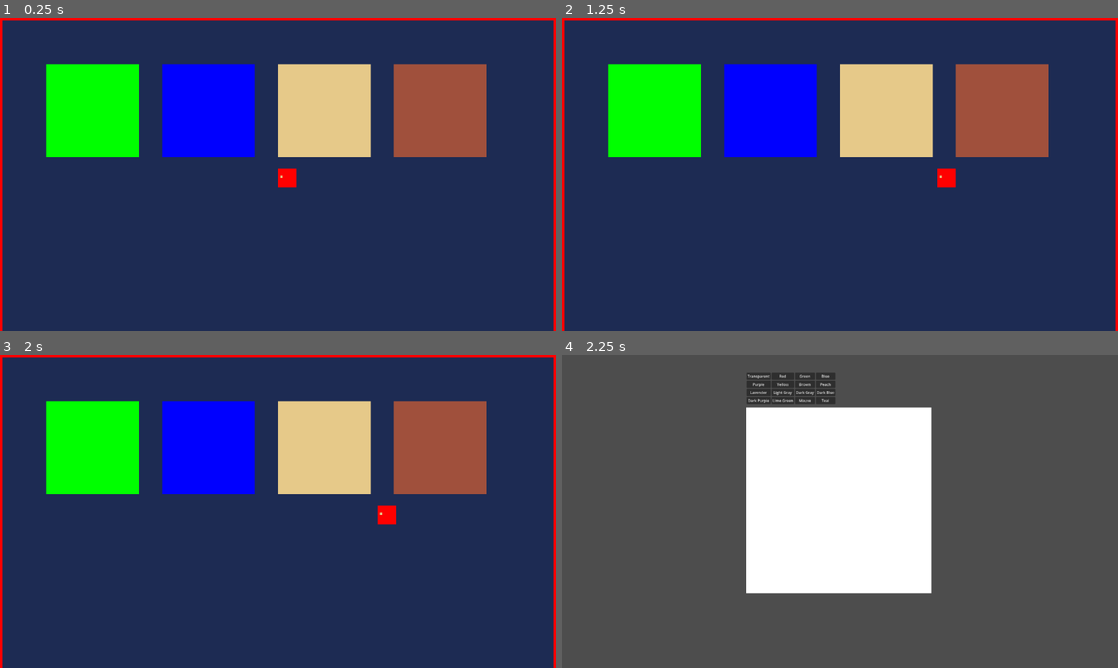
Above: before the commit, frames 1-4 (two rows, left to right).
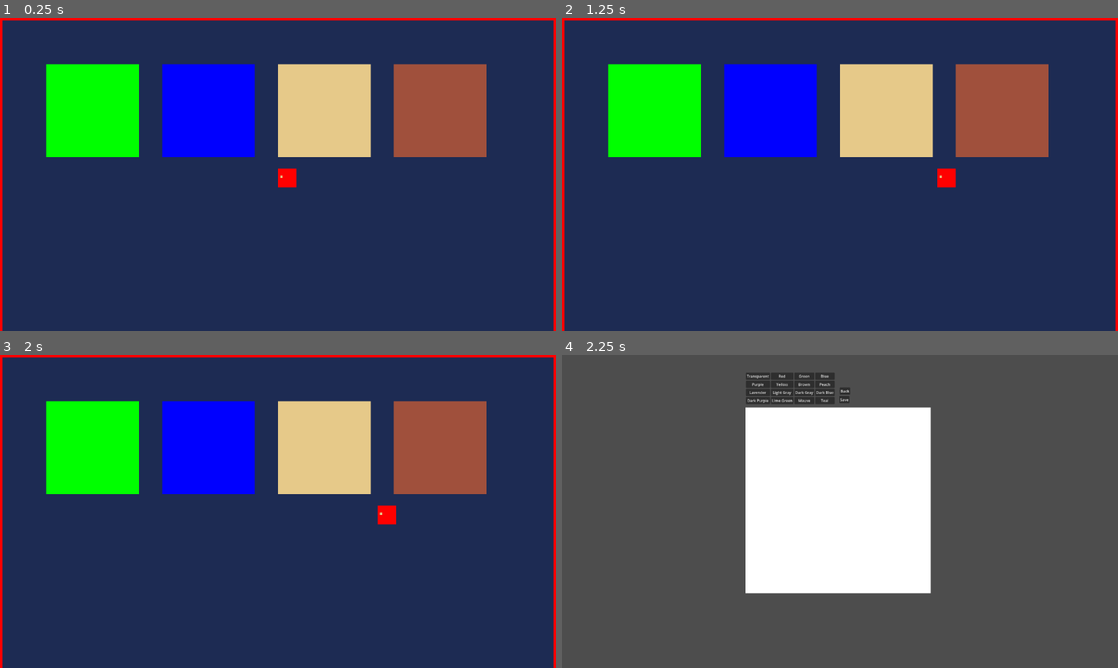
Above: after the commit, the same moments.

Repository: bobis1/godot-fantasy-console
Game: Godot game, scene res://main.tscn
Two runs of this game, one before a commit and one after it. Both use one fixed random seed, a clock stepped at 60 frames per second and the inputs below.
Inputs (mouse positions are in pixels of both pictures, inside the frame that each line leads up to):
- Up to frame 1 (0.25 s): no input
- Up to frame 2 (1.25 s): tap Enter at 0.5 s; move the mouse to (962, 158) at 0.52 s; hold D (RIGHT) from 0.53 s (still down); hold Q (A) from 0.53 s (still down); click (962, 158) at 0.67 s; tap E (B) at 0.8 s
- Up to frame 3 (2 s): release D (RIGHT) at 1.25 s; release Q (A) at 1.25 s; drag from (166, 527) to (250, 574) at 1.27 s
- Up to frame 4 (2.25 s): tap Space at 2 s; move the mouse to (895, 442) at 2.02 s; hold D (RIGHT) from 2.03 s (still down); hold R from 2.03 s (still down)

Frames 1-3 are identical in both runs. In frame 4, 0.6% of the frame differs, in the area x 33-67%, y 5-77%.

Commit message:
Added logic for saving and loading sprites

Diff:
--- a/Editor.tscn
+++ b/Editor.tscn
@@ -1,20 +1,34 @@
 [gd_scene format=3 uid="uid://dm0aftwtt31rv"]
 
-[ext_resource type="Script" uid="uid://b0ktyk8ekr0kc" path="res://Scripts/SpriteEditor.gd" id="1_62x0m"]
-[ext_resource type="Script" uid="uid://cq24fawa3q2yq" path="res://canvas.gd" id="2_1qsck"]
+[ext_resource type="Script" uid="uid://cq24fawa3q2yq" path="res://Scripts/canvas.gd" id="2_1qsck"]
 
-[sub_resource type="Theme" id="Theme_8a4yl"]
+[sub_resource type="GDScript" id="GDScript_62x0m"]
+script/source = "extends Control
+
+var CurrentColor: String
+var ColorNames: Array = [\"Black\", \"Red\", \"Green\", \"Blue\", \"Purple\", \"Yellow\", \"Brown\", \"Peach\", \"Lavender\", \"Light Gray\", \"Dark Gray\", \"Dark Blue\", \"Dark Purple\", \"Lime Green\", \"Mauve\", \"Teal\"]
+
+
+# Called when the node enters the scene tree for the first time.
+func _ready() -> void:
+	pass # Replace with function body.
+
+
+# Called every frame. 'delta' is the elapsed time since the previous frame.
+func _process(delta: float) -> void:
+	pass
+"
 
 [node name="Editor" type="Node2D" unique_id=1189686964]
 
 [node name="Control" type="Control" parent="." unique_id=2099387470]
 layout_mode = 3
 anchors_preset = 0
-offset_left = 795.0
+offset_left = 792.0
 offset_top = 76.0
-offset_right = 835.0
+offset_right = 832.0
 offset_bottom = 116.0
-script = ExtResource("1_62x0m")
+script = SubResource("GDScript_62x0m")
 
 [node name="Color Select" type="GridContainer" parent="Control" unique_id=927129870]
 layout_mode = 0
@@ -88,210 +102,6 @@
 layout_mode = 2
 text = "Teal"
 
-[node name="Drawing" type="GridContainer" parent="Control" unique_id=1606171632]
-layout_mode = 0
-offset_left = -5462.0
-offset_top = 151.0
-offset_right = -5398.0
-offset_bottom = 215.0
-scale = Vector2(10, 10)
-theme = SubResource("Theme_8a4yl")
-theme_override_constants/h_separation = 0
-theme_override_constants/v_separation = 0
-columns = 8
-
-[node name="Button" type="Button" parent="Control/Drawing" unique_id=1634951943]
-layout_mode = 2
-
-[node name="Button2" type="Button" parent="Control/Drawing" unique_id=997644981]
-layout_mode = 2
-
-[node name="Button3" type="Button" parent="Control/Drawing" unique_id=323536909]
-layout_mode = 2
-
-[node name="Button4" type="Button" parent="Control/Drawing" unique_id=1301615573]
-layout_mode = 2
-
-[node name="Button5" type="Button" parent="Control/Drawing" unique_id=216962411]
-layout_mode = 2
-
-[node name="Button6" type="Button" parent="Control/Drawing" unique_id=216570630]
-layout_mode = 2
-
-[node name="Button7" type="Button" parent="Control/Drawing" unique_id=1516235022]
-layout_mode = 2
-
-[node name="Button8" type="Button" parent="Control/Drawing" unique_id=1605559595]
-layout_mode = 2
-
-[node name="Button9" type="Button" parent="Control/Drawing" unique_id=727530765]
-layout_mode = 2
-
-[node name="Button10" type="Button" parent="Control/Drawing" unique_id=529887269]
-layout_mode = 2
-
-[node name="Button11" type="Button" parent="Control/Drawing" unique_id=1347763776]
-layout_mode = 2
-
-[node name="Button12" type="Button" parent="Control/Drawing" unique_id=352586198]
-layout_mode = 2
-
-[node name="Button13" type="Button" parent="Control/Drawing" unique_id=1772601312]
-layout_mode = 2
-
-[node name="Button14" type="Button" parent="Control/Drawing" unique_id=32774912]
-layout_mode = 2
-
-[node name="Button15" type="Button" parent="Control/Drawing" unique_id=1876018505]
-layout_mode = 2
-
-[node name="Button16" type="Button" parent="Control/Drawing" unique_id=76848001]
-layout_mode = 2
-
-[node name="Button17" type="Button" parent="Control/Drawing" unique_id=881600033]
-layout_mode = 2
-
-[node name="Button18" type="Button" parent="Control/Drawing" unique_id=735293241]
-layout_mode = 2
-
-[node name="Button19" type="Button" parent="Control/Drawing" unique_id=1562577796]
-layout_mode = 2
-
-[node name="Button20" type="Button" parent="Control/Drawing" unique_id=1291443106]
-layout_mode = 2
-
-[node name="Button21" type="Button" parent="Control/Drawing" unique_id=965539432]
-layout_mode = 2
-
-[node name="Button22" type="Button" parent="Control/Drawing" unique_id=985276450]
-layout_mode = 2
-
-[node name="Button23" type="Button" parent="Control/Drawing" unique_id=1328904505]
-layout_mode = 2
-
-[node name="Button24" type="Button" parent="Control/Drawing" unique_id=417210193]
-layout_mode = 2
-
-[node name="Button25" type="Button" parent="Control/Drawing" unique_id=2120567916]
-layout_mode = 2
-
-[node name="Button26" type="Button" parent="Control/Drawing" unique_id=419151896]
-layout_mode = 2
-
-[node name="Button27" type="Button" parent="Control/Drawing" unique_id=205292720]
-layout_mode = 2
-
-[node name="Button28" type="Button" parent="Control/Drawing" unique_id=1773794310]
-layout_mode = 2
-
-[node name="Button29" type="Button" parent="Control/Drawing" unique_id=1174697210]
-layout_mode = 2
-
-[node name="Button30" type="Button" parent="Control/Drawing" unique_id=834373011]
-layout_mode = 2
-
-[node name="Button31" type="Button" parent="Control/Drawing" unique_id=1465445667]
-layout_mode = 2
-
-[node name="Button32" type="Button" parent="Control/Drawing" unique_id=409101348]
-layout_mode = 2
-
-[node name="Button33" type="Button" parent="Control/Drawing" unique_id=1062452771]
-layout_mode = 2
-
-[node name="Button34" type="Button" parent="Control/Drawing" unique_id=1746791483]
-layout_mode = 2
-
-[node name="Button35" type="Button" parent="Control/Drawing" unique_id=830759552]
-layout_mode = 2
-
-[node name="Button36" type="Button" parent="Control/Drawing" unique_id=730265816]
-layout_mode = 2
-
-[node name="Button37" type="Button" parent="Control/Drawing" unique_id=1088918655]
-layout_mode = 2
-
-[node name="Button38" type="Button" parent="Control/Drawing" unique_id=925627555]
-layout_mode = 2
-
-[node name="Button39" type="Button" parent="Control/Drawing" unique_id=1276939281]
-layout_mode = 2
-
-[node name="Button40" type="Button" parent="Control/Drawing" unique_id=1145987175]
-layout_mode = 2
-
-[node name="Button41" type="Button" parent="Control/Drawing" unique_id=1155246766]
-layout_mode = 2
-
-[node name="Button42" type="Button" parent="Control/Drawing" unique_id=1193771777]
-layout_mode = 2
-
-[node name="Button43" type="Button" parent="Control/Drawing" unique_id=1575516826]
-layout_mode = 2
-
-[node name="Button44" type="Button" parent="Control/Drawing" unique_id=1311474338]
-layout_mode = 2
-
-[node name="Button45" type="Button" parent="Control/Drawing" unique_id=1305545654]
-layout_mode = 2
-
-[node name="Button46" type="Button" parent="Control/Drawing" unique_id=1982043164]
-layout_mode = 2
-
-[node name="Button47" type="Button" parent="Control/Drawing" unique_id=1747213755]
-layout_mode = 2
-
-[node name="Button48" type="Button" parent="Control/Drawing" unique_id=575586354]
-layout_mode = 2
-
-[node name="Button49" type="Button" parent="Control/Drawing" unique_id=1640537564]
-layout_mode = 2
-
-[node name="Button50" type="Button" parent="Control/Drawing" unique_id=1157154821]
-layout_mode = 2
-
-[node name="Button51" type="Button" parent="Control/Drawing" unique_id=1446115720]
-layout_mode = 2
-
-[node name="Button52" type="Button" parent="Control/Drawing" unique_id=267016452]
-layout_mode = 2
-
-[node name="Button53" type="Button" parent="Control/Drawing" unique_id=212664484]
-layout_mode = 2
-
-[node name="Button54" type="Button" parent="Control/Drawing" unique_id=1183831238]
-layout_mode = 2
-
-[node name="Button55" type="Button" parent="Control/Drawing" unique_id=2111950913]
-layout_mode = 2
-
-[node name="Button56" type="Button" parent="Control/Drawing" unique_id=1716898034]
-layout_mode = 2
-
-[node name="Button57" type="Button" parent="Control/Drawing" unique_id=1237340383]
-layout_mode = 2
-
-[node name="Button58" type="Button" parent="Control/Drawing" unique_id=1453801447]
-layout_mode = 2
-
-[node name="Button59" type="Button" parent="Control/Drawing" unique_id=1210204862]
-layout_mode = 2
-
-[node name="Button60" type="Button" parent="Control/Drawing" unique_id=2025931258]
-layout_mode = 2
-
-[node name="Button61" type="Button" parent="Control/Drawing" unique_id=1909243348]
-layout_mode = 2
-
-[node name="Button62" type="Button" parent="Control/Drawing" unique_id=703707560]
-layout_mode = 2
-
-[node name="Button63" type="Button" parent="Control/Drawing" unique_id=1172051674]
-layout_mode = 2
-
-[node name="Button64" type="Button" parent="Control/Drawing" unique_id=9547313]
-layout_mode = 2
-
 [node name="ColorRect" type="ColorRect" parent="Control" unique_id=1824463377]
 layout_mode = 0
 offset_top = 151.0
@@ -299,6 +109,23 @@
 offset_bottom = 191.0
 scale = Vector2(20, 20)
 script = ExtResource("2_1qsck")
+
+[node name="Save" type="Button" parent="Control" unique_id=4781677]
+layout_mode = 0
+offset_left = 405.0
+offset_top = 101.0
+offset_right = 449.0
+offset_bottom = 132.0
+text = "Save"
+
+[node name="Back" type="Button" parent="Control" unique_id=312809416]
+layout_mode = 0
+offset_left = 407.0
+offset_top = 64.0
+offset_right = 452.0
+offset_bottom = 95.0
+text = "Back
+"
 
 [connection signal="pressed" from="Control/Color Select/Black" to="Control/ColorRect" method="_on_black_pressed"]
 [connection signal="pressed" from="Control/Color Select/Red" to="Control/ColorRect" method="_on_red_pressed"]
@@ -316,3 +143,5 @@
 [connection signal="pressed" from="Control/Color Select/Lime Green" to="Control/ColorRect" method="_on_lime_green_pressed"]
 [connection signal="pressed" from="Control/Color Select/Mauve" to="Control/ColorRect" method="_on_mauve_pressed"]
 [connection signal="pressed" from="Control/Color Select/Teal" to="Control/ColorRect" method="_on_teal_pressed"]
+[connection signal="pressed" from="Control/Save" to="Control/ColorRect" method="_on_save_pressed"]
+[connection signal="pressed" from="Control/Back" to="Control/ColorRect" method="_on_back_pressed"]
--- a/Scripts/SpriteEditor.gd
+++ /dev/null
@@ -1,14 +0,0 @@
-extends Control
-
-var CurrentColor: String
-var ColorNames: Array = ["Black", "Red", "Green", "Blue", "Purple", "Yellow", "Brown", "Peach", "Lavender", "Light Gray", "Dark Gray", "Dark Blue", "Dark Purple", "Lime Green", "Mauve", "Teal"]
-
-
-# Called when the node enters the scene tree for the first time.
-func _ready() -> void:
-	pass # Replace with function body.
-
-
-# Called every frame. 'delta' is the elapsed time since the previous frame.
-func _process(delta: float) -> void:
-	pass
--- a/canvas.gd
+++ b/Scripts/canvas.gd
@@ -6,7 +6,7 @@
 
 # Your console's 16 fixed colors. Index 0 is often transparent.
 var palette = [
-	Color8(0, 0, 0, 0),      # 0: Transparent (or solid black: Color8(0, 0, 0))
+	Color8(0, 0, 0, 0),
 	Color8(255, 0, 0),       # 1: Red
 	Color8(0, 255, 0),       # 2: Green
 	Color8(0, 0, 255),       # 3: Blue
@@ -16,7 +16,7 @@
 	Color8(255, 204, 170),   # 7: Peach
 	Color8(131, 118, 156),   # 8: Lavender
 	Color8(194, 195, 199),   # 9: Light gray
-	Color8(174, 175, 179),   # 10: Dark Gray
+	Color8(104, 105, 109),   # 10: Dark Gray
 	Color8(29, 43, 83),      # 11: Dark blue
 	Color8(126, 37, 83),     # 12: Dark Purple
 	Color8(168, 231, 46),    # 13: Lime Green
@@ -147,3 +147,29 @@
 func _on_teal_pressed() -> void:
 	current_color_index = 15
 	pass
+
+
+func _on_save_pressed() -> void:
+	save_to_file(get_sprite_as_buffer())
+	pass
+
+
+func get_sprite_as_buffer() -> PackedByteArray:
+	var buffer = PackedByteArray()
+	buffer.resize(32)
+	for i in range(32):
+		var pixel_left = sprite_data[i * 2]
+		var pixel_right = sprite_data[i * 2 + 1]
+		var packed_byte = (pixel_left << 4) | (pixel_right & 0x0F)
+		buffer[i] = packed_byte
+
+	return buffer
+
+func save_to_file(content):
+	var file = FileAccess.open("user://save_sprite.dat", FileAccess.WRITE)
+	file.store_buffer(content)
+
+
+func _on_back_pressed() -> void:
+	get_tree().change_scene_to_file("res://main.tscn")
+	pass
--- a/Scripts/hardware.gd
+++ b/Scripts/hardware.gd
@@ -59,7 +59,7 @@
 		[255, 204, 170], # peach
 		[131, 118, 156], # Lavender
 		[194, 195, 199], # light gray
-		[194, 195, 199], #Dark gray
+		[104, 105, 109], #Dark gray
 		[29, 43, 83], # dark blue
 		[126, 37, 83], # Dark Purple
 		[168,231,46], # Lime Green
@@ -124,13 +124,17 @@
 func _process(delta: float) -> void:
 	update_display()
 	CheckInput()
+
 	if Input_byte & 0x01: player_y -= 1 # UP (Bit 0)
 	if Input_byte & 0x02: player_y += 1 # DOWN (Bit 1)
 	if Input_byte & 0x04: player_x -= 1 # LEFT (Bit 2)
 	if Input_byte & 0x08: player_x += 1 # RIGHT (Bit 3)
 	draw_test_pattern() # Clear screen with background
 	draw_sprite(0, player_x, player_y) # Draw player sprite
+	load_sprite_from_file("user://save_sprite.dat", 1)
+	draw_sprite(1, player_x, player_y)
 	update_display() # Push RAM to texture
+
 	if(Input.is_key_pressed(KEY_R)): get_tree().change_scene_to_file("res://Editor.tscn")
 	pass
 
@@ -214,3 +218,12 @@
 	fill_rect(70, 20, 40, 40, 3)  # Blue Square
 	fill_rect(120, 20, 40, 40, 5) # Yellow Square
 	fill_rect(170, 20, 40, 40, 6) # Brown Square
+
+
+
+func load_sprite_from_file(file_path: String, sprite_index: int):
+	if FileAccess.file_exists(file_path):
+		var buffer = FileAccess.get_file_as_bytes(file_path)
+		var start_address = SpriteStart + (sprite_index * SpriteSize)
+		for i in range(32):
+			ram[start_address + i] = buffer[i]
Not shown, removed: Scripts/SpriteEditor.gd.uid
Renamed: canvas.gd.uid -> Scripts/canvas.gd.uid
